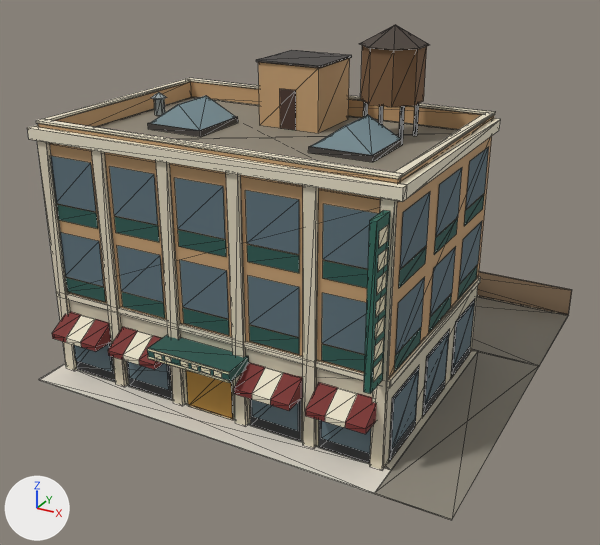
The glTF model public/models/store_n.glb, before and after one commit.
Both versions are drawn from a 50 mm lens placed at (25.0, -49.1, 30.1), pointed at (-0.5, -2.7, 6.9). Lighting does not change. The marker at lower left points along +X, +Y and +Z. The first picture is the older version. Mesh edges are drawn as thin lines. Vertices at exactly the same position are counted once.

In view in the first picture: 'store_n'.
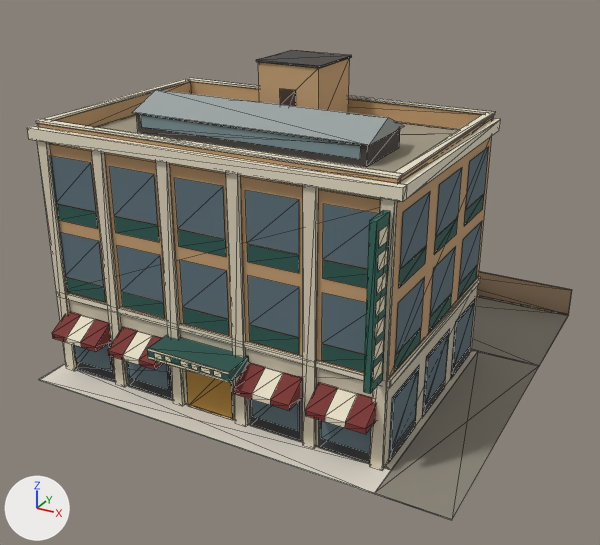
Edits to the scene script, one JSON object a line:
```json
{"op": "add", "block": "mat_td_roof4", "code": ["mat_td_roof4 = principled_material('td_roof4')", "mat_td_roof4.base_color = (0.366, 0.323, 0.235)  # beige #a39a85", "mat_td_roof4.roughness = 0.8"]}
{"block": "me_store_n", "where": "# used by ob_store_n; location = (0.0, 0.0, 0.0)"}
{"op": "remove", "block": "me_store_n", "code": "me_store_n.from_pydata(...)  # 889 vertices, 1000 faces; spans x -15.0..15.0, y -14.0..14.0, z 0.0..23.5"}
{"op": "add", "block": "me_store_n", "code": "me_store_n.from_pydata(...)  # 822 vertices, 886 faces; spans x -15.0..15.0, y -14.0..14.0, z 0.0..20.9"}
{"block": "me_store_n", "change": "me_store_n part 1: a new loose piece, a box spanning x -10.6..6.1, y -6.7..-1.9, z 16.5..17.8, in mat_td_tar3 (dark grey #4a4643)"}
{"block": "me_store_n", "change": "me_store_n part 2: 10 loose pieces with 89 vertices, spanning x -10.5..6.6, y -5.7..2.1, z 16.5..23.5, are deleted"}
{"block": "me_store_n", "change": "me_store_n part 3"}
{"block": "me_store_n", "change": "14 vertices are added at x -10.8..6.3, y -6.9..-1.7, z 16.9..18.9"}
{"block": "me_store_n", "change": "4 new faces join them, mat_td_glass (greyish cyan #7f979f)"}
{"block": "me_store_n", "change": "8 new faces join them, mat_td_tin (grey #9aa3a3)"}
{"block": "me_store_n", "change": "me_store_n part 4: 12 faces spanning x -14.1..9.6, y -11.2..4.3, z 16.4..16.5 switch from mat_td_roof1 (brown #8e8676) to mat_td_roof4 (beige #a39a85)"}
{"op": "remove", "block": "me_store_n", "code": "me_store_n.materials.append(mat_td_iron)  # dark grey #2f3134"}
{"op": "remove", "block": "me_store_n", "code": "me_store_n.materials.append(mat_td_tank_roof)  # brown #4a4038"}
```

Location of each change, [x1, y1, x2, y2] in pixels of the pictures (600 x 545 px):
```json
{"object": "store_n", "change": "reshaped", "before": [27, 24, 572, 520], "after": [27, 50, 572, 520]}
{"part": 1, "of": "me_store_n", "change": "added", "after": [136, 113, 400, 167]}
{"part": 2, "of": "me_store_n", "change": "deleted", "before": [148, 24, 429, 162]}
{"part": 3, "of": "me_store_n", "change": "added", "after": [132, 89, 404, 159]}
{"part": 4, "of": "me_store_n", "change": "recoloured", "before": [102, 97, 459, 172], "after": [102, 114, 459, 172]}
```
